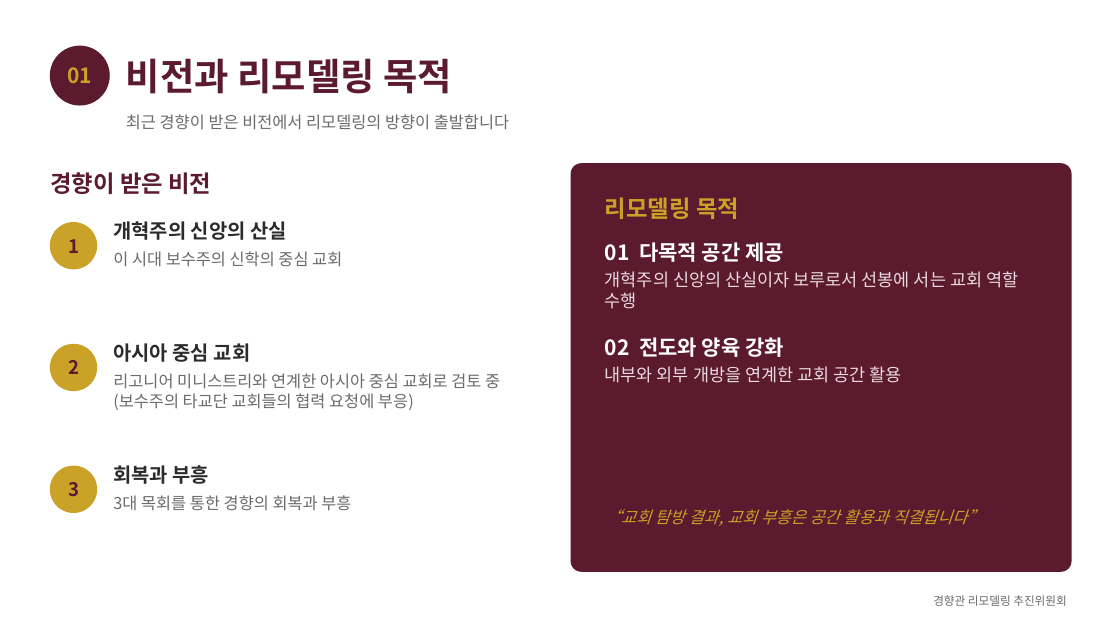
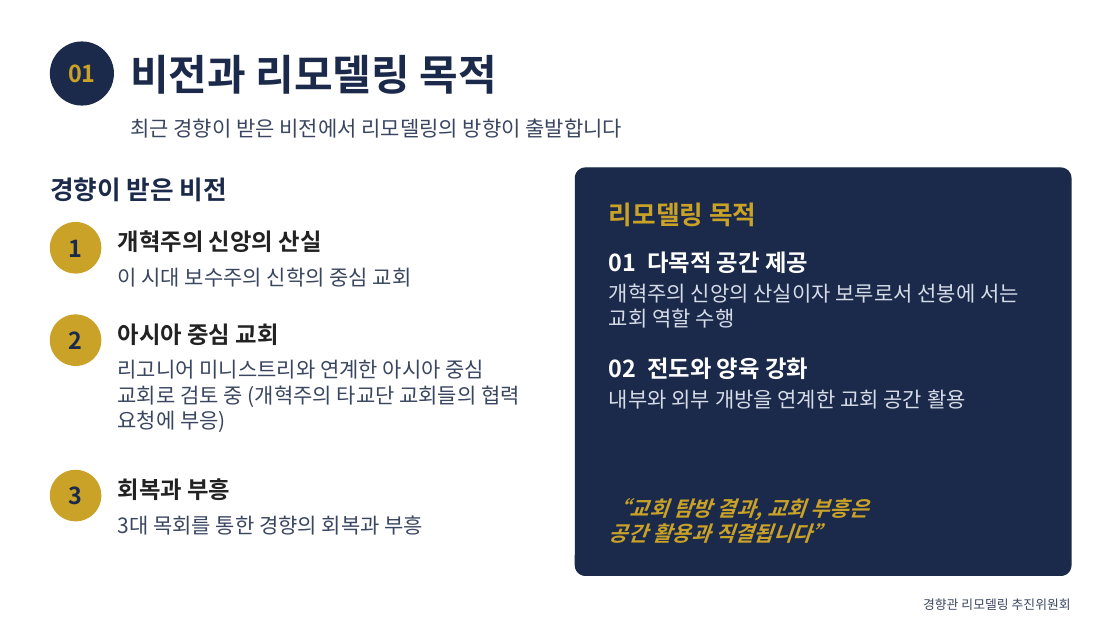
Before and after one commit to kgsdoing21-lab/-, a slide deck: slide 2 of 경향관_리모델링_추진위원회.pptx. Drawn at 1120x630 pixels with LibreOffice and Linux fonts; fonts in the diff are those of the drawing. Boxes give left, top, right and bottom in pixels: in the first picture for what was removed or moved away, otherwise in the second. Text is boxed around its words. In the diff, an @@ line names an element or a change of style, - is before the commit and + after.

```diff
--- a/경향관_리모델링_추진위원회.pptx
+++ b/경향관_리모델링_추진위원회.pptx
@@ text "01" at <box>68,64,96,83</box>: size 18 to 20 pt @@
@@ ellipse at <box>50,42,113,105</box>: fill #5B1A2E to #1B2A4A; outline #5B1A2E 1 pt to #1B2A4A 1 pt @@
@@ ellipse: place and size @@
-ellipse at <box>50,46,109,105</box>
+ellipse at <box>50,42,113,105</box>
@@ text "비전과 리모델링 목적" at <box>130,54,497,94</box>: size 32 to 36 pt, text colour #5B1A2E to #1B2A4A @@
@@ text "경향이 받은 비전" at <box>50,177,227,202</box>: size 20 to 22 pt, text colour #5B1A2E to #1B2A4A @@
@@ rounded rectangle: place and size @@
-rounded rectangle at <box>571,164,1071,571</box>
+rounded rectangle at <box>576,168,1071,576</box>
@@ rounded rectangle at <box>576,168,1071,576</box>: fill #5B1A2E to #1B2A4A; outline #5B1A2E 1 pt to #1B2A4A 1 pt @@
@@ text "리모델링 목적" at <box>609,202,756,227</box>: size 20 to 22 pt @@
@@ ellipse: place and size @@
-ellipse at <box>50,223,97,269</box>
+ellipse at <box>50,223,101,273</box>
@@ text "개혁주의 신앙의 산실": place and size @@
-text "개혁주의 신앙의 산실" at <box>113,221,287,240</box>
+text "개혁주의 신앙의 산실" at <box>118,230,322,252</box>
@@ text "이 시대 보수주의 신학의 중심 ...": place and size @@
-text "이 시대 보수주의 신학의 중심 ..." at <box>113,251,342,267</box>
+text "이 시대 보수주의 신학의 중심 ..." at <box>118,267,412,287</box>
@@ text "01 다목적 공간 제공": place and size @@
-text "01 다목적 공간 제공" at <box>605,242,1018,383</box>
+text "01 다목적 공간 제공" at <box>609,251,1019,409</box>
@@ text "01 다목적 공간 제공" at <box>609,251,1019,409</box>: size 18 to 20 pt in "01 다목적 공간 제공", "02 전도와 양육 강화"; size 15 to 18 pt, text colour #E9D9DE to #D6DCE8 in "개혁주의 신앙의 산실이자 보루로서 선봉에 서는 교회 ...", "내부와 외부 개방을 연계한 교회 공간 활용" @@
@@ size 16 to 20 pt, text colour #5B1A2E to #1B2A4A in 3 elements at <box>69,239,83,257</box>, <box>69,486,83,505</box>, <box>69,331,83,349</box> @@
@@ text "2": place and size @@
-text "2" at <box>68,360,79,374</box>
+text "2" at <box>69,331,83,349</box>
@@ ellipse: place and size @@
-ellipse at <box>50,344,97,391</box>
+ellipse at <box>50,315,101,365</box>
@@ size 17 to 20 pt, text colour #2B2B2B to #222222 in 3 elements at <box>118,230,322,252</box>, <box>118,478,230,500</box>, <box>118,323,279,345</box> @@
@@ text "아시아 중심 교회": place and size @@
-text "아시아 중심 교회" at <box>113,343,251,362</box>
+text "아시아 중심 교회" at <box>118,323,279,345</box>
@@ text at <box>118,359,520,432</box>: text changed; size 14 to 18 pt; text colour #6B6B6B to #3A4660 @@
-리고니어 미니스트리와 연계한 아시아 중심 교회로 검토 중 (보수주의 타교단 교회들의 협력 요청에 부응)
+리고니어 미니스트리와 연계한 아시아 중심 교회로 검토 중 (개혁주의 타교단 교회들의 협력 요청에 부응)
@@ ellipse: place and size @@
-ellipse at <box>50,466,97,513</box>
+ellipse at <box>50,471,101,521</box>
@@ text "회복과 부흥": place and size @@
-text "회복과 부흥" at <box>113,465,210,484</box>
+text "회복과 부흥" at <box>118,478,230,500</box>
@@ text at <box>609,498,868,543</box>: text changed; size 14 to 18 pt; bold on @@
-“교회 탐방 결과, 교회 부흥은 공간 활용과 직결됩니다”
+“교회 탐방 결과, 교회 부흥은
+공간 활용과 직결됩니다”
@@ size 14 to 18 pt, text colour #6B6B6B to #3A4660 in 3 elements at <box>130,118,622,138</box>, <box>118,267,412,287</box>, <box>118,515,424,535</box> @@
@@ text "3대 목회를 통한 경향의 회복과 ...": place and size @@
-text "3대 목회를 통한 경향의 회복과 ..." at <box>113,495,351,511</box>
+text "3대 목회를 통한 경향의 회복과 ..." at <box>118,515,424,535</box>
@@ text "경향관 리모델링 추진위원회" at <box>923,598,1071,610</box>: size 10 to 11 pt, text colour #6B6B6B to #3A4660 @@
```
Also in this commit, not shown: 4 other slides changed.
